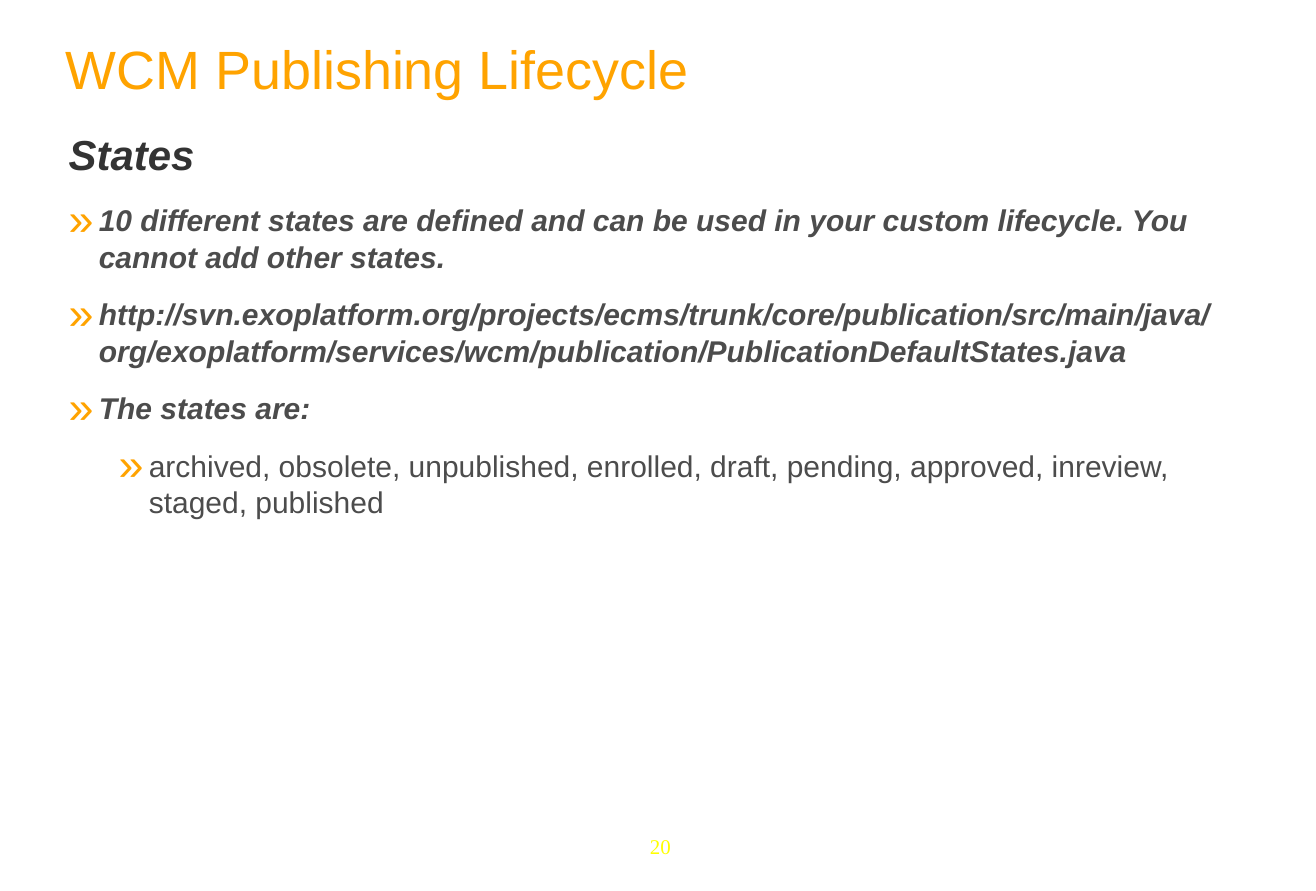
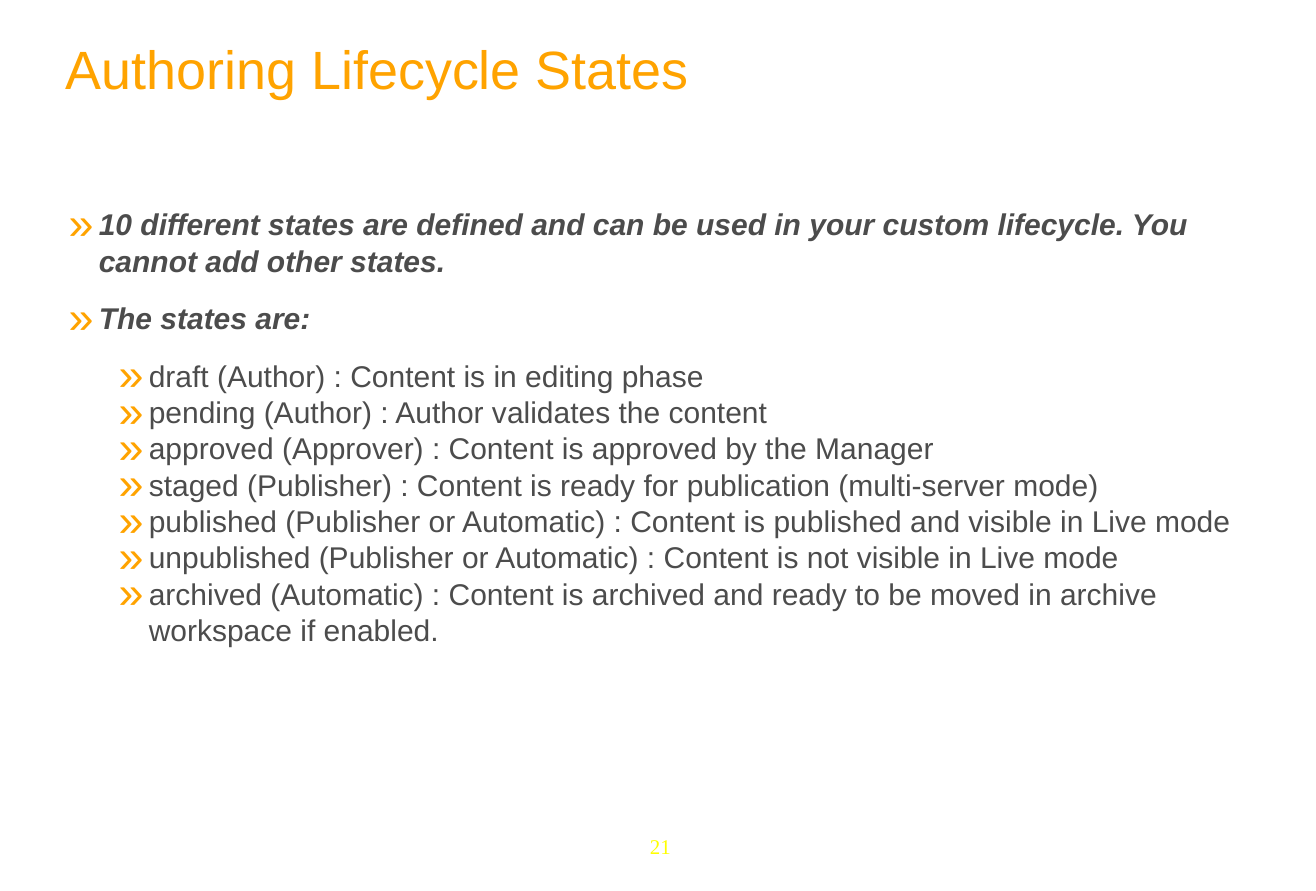
Before and after one commit to anhvurz90/training, a slide deck: slide 21 of exo-developer/280-wcm-customization/slides/280-WCM-XDev-en.ppt (slide 20 before the commit). Drawn at 1316x891 pixels with LibreOffice and Linux fonts; fonts in the diff are those of the drawing; background and template pictures are left out. Boxes give left, top, right and bottom in pixels: in the first picture for what was removed or moved away, otherwise in the second. Text is boxed around its words. In the diff, an @@ line names an element or a change of style, - is before the commit and + after.

```diff
--- a/exo-developer/280-wcm-customization/slides/280-WCM-XDev-en.ppt
+++ b/exo-developer/280-wcm-customization/slides/280-WCM-XDev-en.ppt
@@ text at box(66, 50, 689, 99): text changed @@
-WCM Publishing Lifecycle
+Authoring Lifecycle States
@@ text at box(69, 140, 195, 171): paragraph removed @@
-States
@@ text at box(99, 303, 1210, 367): paragraph removed @@
-» http://svn.exoplatform.org/projects/ecms/trunk/core/publication/src/main/java/org/exoplatform/services/wcm/publication/PublicationDefaultStates.java
@@ text at box(149, 365, 1230, 646): text changed @@
-  » archived, obsolete, unpublished, enrolled, draft, pending, approved, inreview, staged, published
+  » draft (Author) : Content is in editing phase
+  » pending (Author) : Author validates the content
+  » approved (Approver) : Content is approved by the Manager
+  » staged (Publisher) : Content is ready for publication (multi-server mode)
+  » published (Publisher or Automatic) : Content is published and visible in Live mode
+  » unpublished (Publisher or Automatic) : Content is not visible in Live mode
+  » archived (Automatic) : Content is archived and ready to be moved in archive workspace if enabled.
@@ page number at box(650, 840, 671, 854): text changed @@
-20
+21
```
Also in this commit, not shown: 10 other slides changed, 15 slides added, 7 slides removed, 5 other files.
